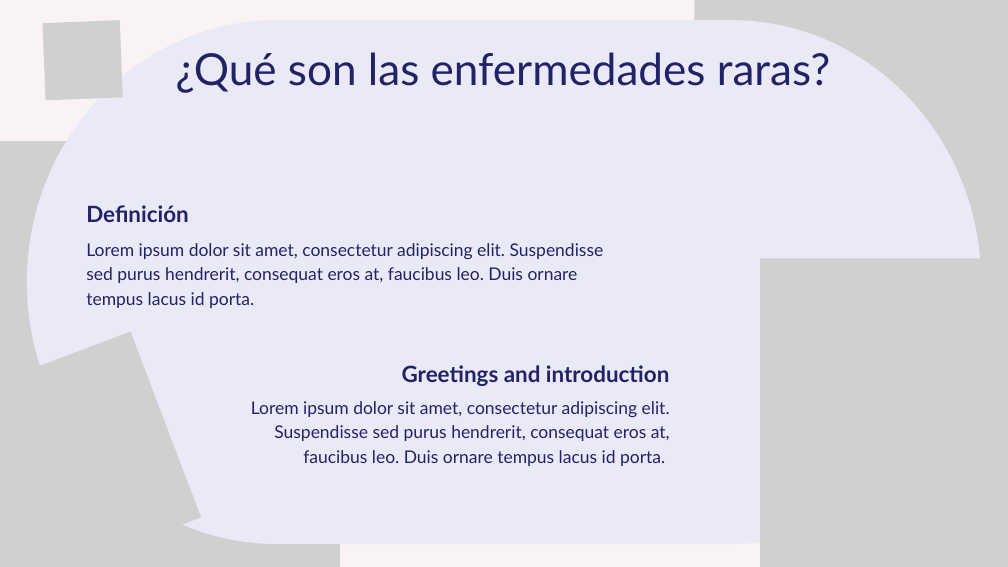
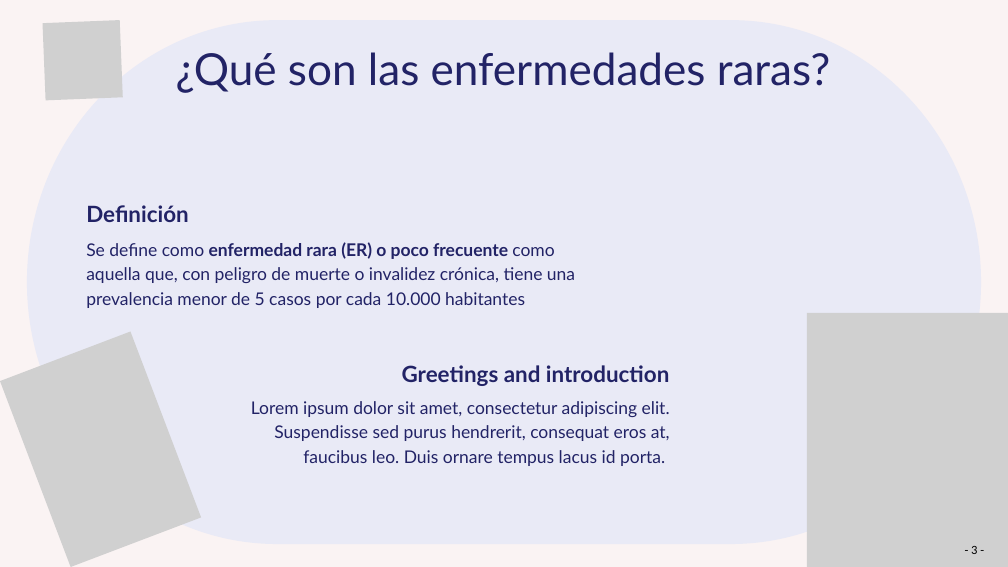
Before and after one commit to Muriburu/ITAcademy, a slide deck: slide 3 of Sprint 10 - Pràctica final/Presentación - Enfermedades raras.pptx. Drawn at 1008x567 pixels with LibreOffice and Linux fonts; fonts in the diff are those of the drawing; grey boxes stand for pictures. Boxes give left, top, right and bottom in pixels: in the first picture for what was removed or moved away, otherwise in the second. Text is boxed around its words. In the diff, an @@ line names an element or a change of style, - is before the commit and + after.

```diff
--- a/Sprint 10 - Pràctica final/Presentación - Enfermedades raras.pptx
+++ b/Sprint 10 - Pràctica final/Presentación - Enfermedades raras.pptx
@@ picture removed at box(695, 0, 1008, 392) @@
@@ picture removed at box(0, 141, 340, 567) @@
@@ text at box(86, 242, 575, 308): text changed @@
-Lorem ipsum dolor sit amet, consectetur adipiscing elit. Suspendisse sed purus hendrerit, consequat eros at, faucibus leo. Duis ornare tempus lacus id porta.
+Se define como enfermedad rara (ER) o poco frecuente como aquella que, con peligro de muerte o invalidez crónica, tiene una prevalencia menor de 5 casos por cada 10.000 habitantes
@@ picture: place and size @@
-picture at box(760, 258, 1008, 567)
+picture at box(807, 313, 1008, 567)
@@ text added at box(971, 546, 977, 554), 18 pt, text #000000 @@
+- 3 -
```
Also in this commit, not shown: 14 other slides changed, 3 slides added, 5 other files.
